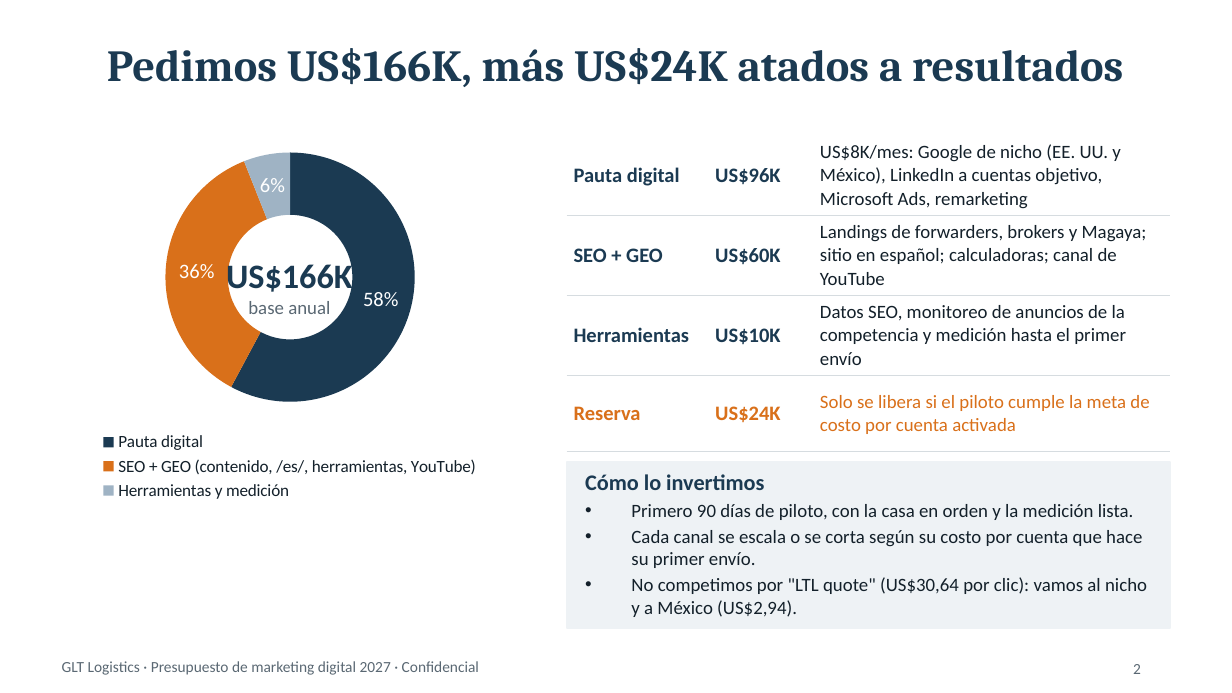
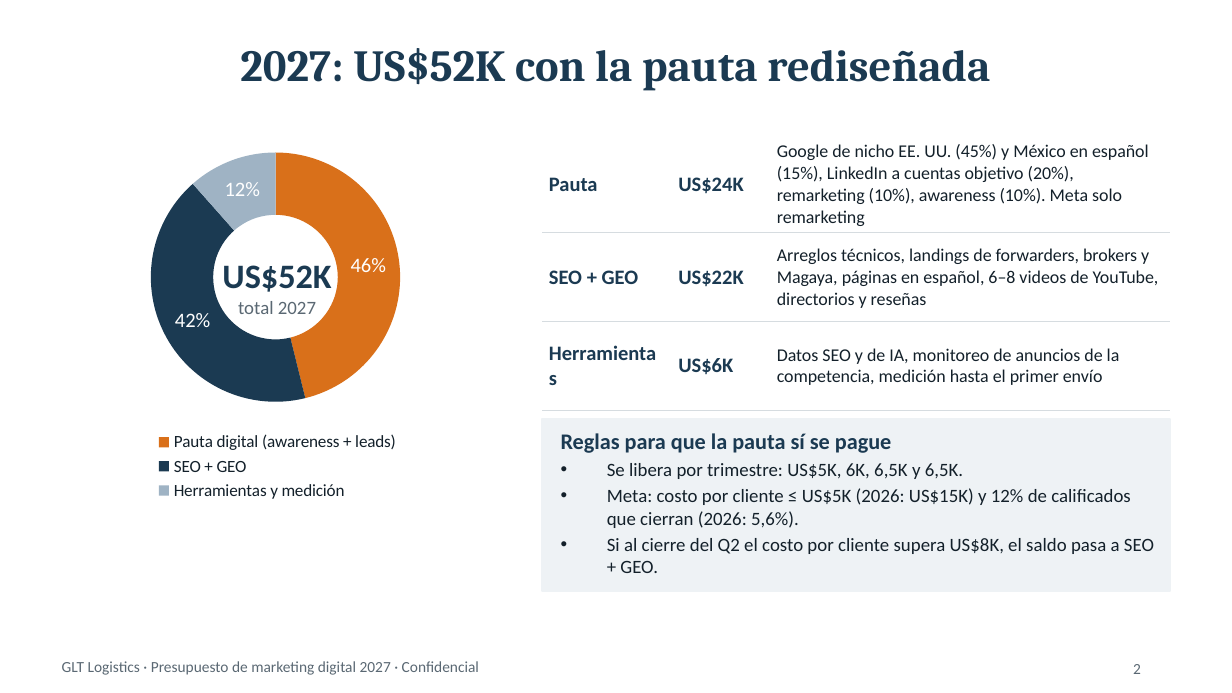
Before and after one commit to santiagosanchezg31-ssg/goglt, a slide deck: slide 2 of reports/GLT_Budget_Marketing_2027.pptx. Drawn at 1232x693 pixels with LibreOffice and Linux fonts; fonts in the diff are those of the drawing. Boxes give left, top, right and bottom in pixels: in the first picture for what was removed or moved away, otherwise in the second. Text is boxed around its words. In the diff, an @@ line names an element or a change of style, - is before the commit and + after.

```diff
--- a/reports/GLT_Budget_Marketing_2027.pptx
+++ b/reports/GLT_Budget_Marketing_2027.pptx
@@ title at (x1=240, y1=48, x2=990, y2=91): text changed @@
-Pedimos US$166K, más US$24K atados a resultados
+2027: US$52K con la pauta rediseñada
@@ doughnut chart at (x1=49, y1=136, x2=505, y2=505) @@
-categories: Pauta digital, SEO + GEO (contenido, /es/, herramientas, YouTube), Herramientas y medición
+categories: Pauta digital (awareness + leads), SEO + GEO, Herramientas y medición
-Series 1: 58, 36, 6
+Series 1: 46, 42, 12
@@ colours of single points changed @@
@@ doughnut chart resized from (x1=49, y1=136, x2=530, y2=505) to (x1=49, y1=136, x2=505, y2=505) @@
@@ table at (x1=542, y1=136, x2=1170, y2=389) @@
-row 1: Pauta digital | US$96K | US$8K/mes: Google de nicho (EE. UU. y México), LinkedIn a cuentas objetivo, Microsoft Ads, remarketing
-row 2: SEO + GEO | US$60K | Landings de forwarders, brokers y Magaya; sitio en español; calculadoras; canal de YouTube
-row 3: Herramientas | US$10K | Datos SEO, monitoreo de anuncios de la competencia y medición hasta el primer envío
-row 4: Reserva | US$24K | Solo se libera si el piloto cumple la meta de costo por cuenta activada
+row 1: Pauta | US$24K | Google de nicho EE. UU. (45%) y México en español (15%), LinkedIn a cuentas objetivo (20%), remarketing (10%), awareness (10%). Meta solo remarketing
+row 2: SEO + GEO | US$22K | Arreglos técnicos, landings de forwarders, brokers y Magaya, páginas en español, 6–8 videos de YouTube, directorios y reseñas
+row 3: Herramientas | US$6K | Datos SEO y de IA, monitoreo de anuncios de la competencia, medición hasta el primer envío
@@ table resized from (x1=567, y1=136, x2=1170, y2=438) to (x1=542, y1=136, x2=1170, y2=389) @@
@@ text at (x1=222, y1=265, x2=331, y2=314): text changed @@
-US$166K
-base anual
+US$52K
+total 2027
@@ rectangle resized from (x1=567, y1=462, x2=1170, y2=628) to (x1=542, y1=419, x2=1170, y2=591) @@
@@ text at (x1=561, y1=433, x2=1154, y2=573): text changed @@
-Cómo lo invertimos
-• Primero 90 días de piloto, con la casa en orden y la medición lista.
-• Cada canal se escala o se corta según su costo por cuenta que hace su primer envío.
-• No competimos por "LTL quote" (US$30,64 por clic): vamos al nicho y a México (US$2,94).
+Reglas para que la pauta sí se pague
+• Se libera por trimestre: US$5K, 6K, 6,5K y 6,5K.
+• Meta: costo por cliente ≤ US$5K (2026: US$15K) y 12% de calificados que cierran (2026: 5,6%).
+• Si al cierre del Q2 el costo por cliente supera US$8K, el saldo pasa a SEO + GEO.
```
Also in this commit, not shown: 2 other slides changed, 1 other file.
